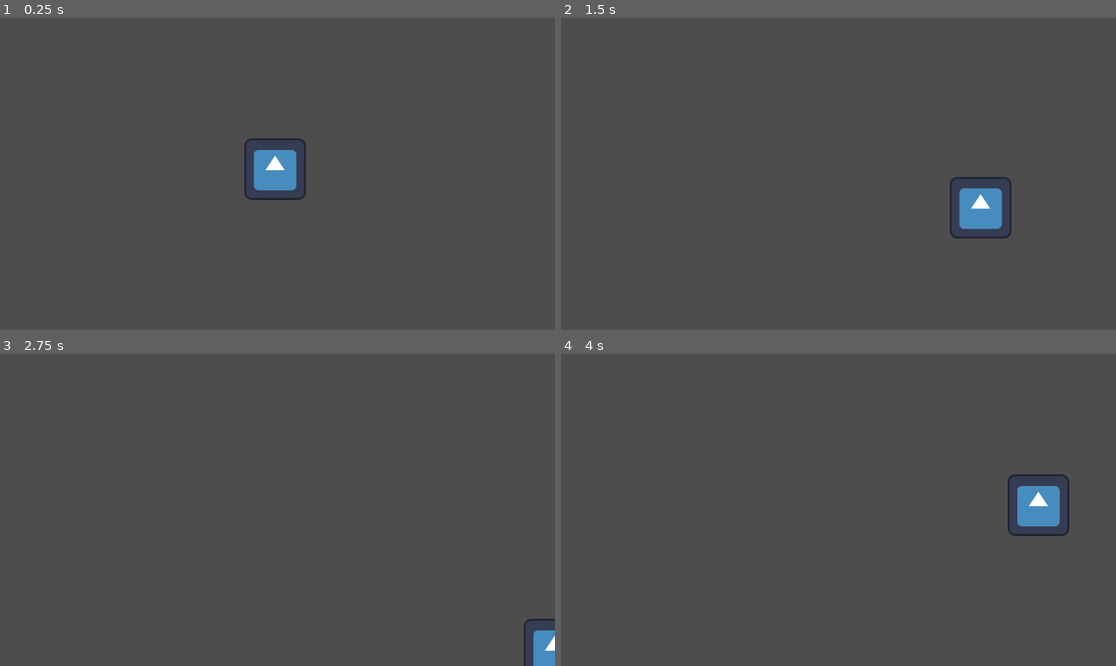
Above: before the commit, frames 1-4 (two rows, left to right).
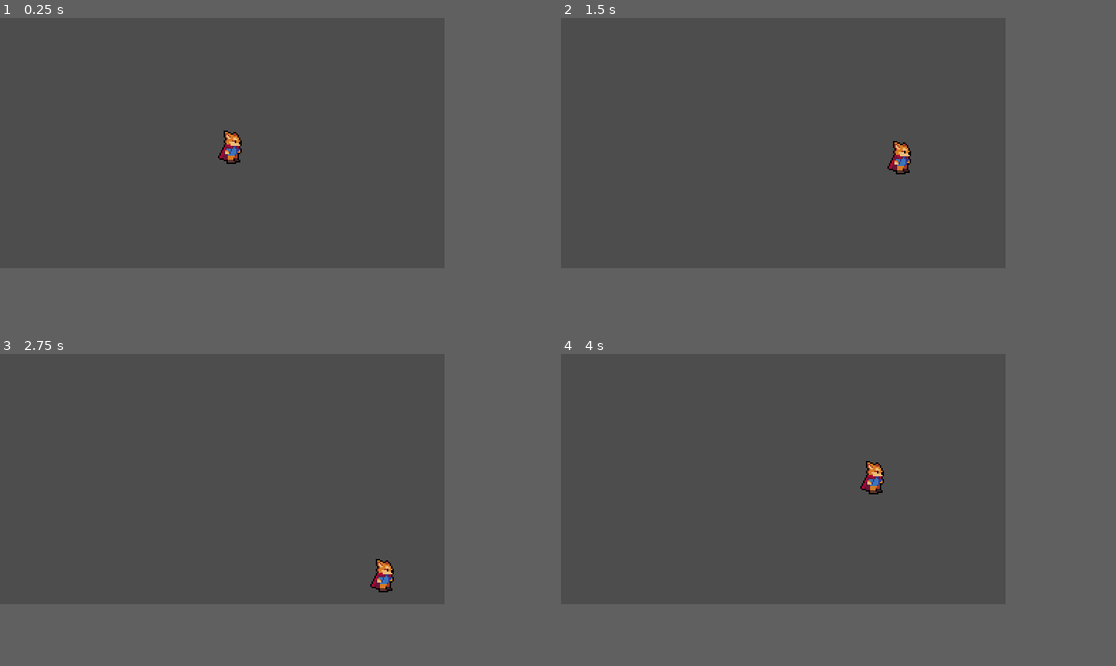
Above: after the commit, the same moments.

Repository: Lorcc/Project-Dino
Game: Godot game, scene res://world.tscn
Same seed, same stepped clock (60 frames per second), same inputs: the game is played once before the commit and once after it. The engine's default icon, where the game draws it, is replaced by a stand-in: a white triangle on a blue panel in a dark square.
Inputs:
- Up to frame 1 (0.25 s): no input
- Up to frame 2 (1.5 s): tap Enter at 0.5 s; hold D (right) 0.53-1.28 s; hold S (down) from 1.28 s (still down)
- Up to frame 3 (2.75 s): release S (down) at 2.03 s; hold D (right) from 2.03 s (still down)
- Up to frame 4 (4 s): release D (right) at 2.78 s; hold W (up) 2.78-3.53 s; hold A (left) from 3.53 s (still down)
In our replay, the window is 799x449 before the commit and 640x360 after it. These sizes can differ from the game's own. Grey fills any space a smaller window leaves; there, only what the larger window draws over its background counts as a difference.

The runs differ from the first frame. In frame 1, 1.6% of the frame differs, in the area x 39-56%, y 36-59%; in frame 2, 1.6%, in the area x 58-82%, y 39-71%; in frame 3, 0.8%; in frame 4, 1.6%.

Commit message:
add heartbeast rpg resources and movement changes

Diff:
--- a/Charakter/player.gd
+++ b/Charakter/player.gd
@@ -1,11 +1,20 @@
 extends CharacterBody2D
 
-@export var speed = 400
+const ACCELERATION = 500
+const MAX_SPEED = 100
+const FRICTION = 500
 
-func get_input():
+
+func get_input(delta):
 	var input_direction = Input.get_vector("left", "right", "up", "down")
-	velocity = input_direction * speed
+	if input_direction != Vector2.ZERO:
+		#right now there is a liniear acceleration which feels kinda janky
+		#TODO increase the acceleration exponentially
+		velocity = velocity.move_toward(input_direction * MAX_SPEED, ACCELERATION * delta)
+	else:
+		velocity = velocity.move_toward(Vector2.ZERO,FRICTION * delta)
 
-func _physics_process(_delta: float) -> void:
-	get_input()
+
+func _physics_process(delta: float) -> void:
+	get_input(delta)
 	move_and_slide()
--- a/Charakter/player.tscn
+++ b/Charakter/player.tscn
@@ -1,16 +1,20 @@
 [gd_scene load_steps=4 format=3 uid="uid://bg43ciwg08lt8"]
 
 [ext_resource type="Script" path="res://Charakter/player.gd" id="1_0xn0i"]
-[ext_resource type="Texture2D" uid="uid://bpxkskc3pw7ff" path="res://icon.svg" id="2_3cmx4"]
+[ext_resource type="Texture2D" uid="uid://bg0bp11y61a0x" path="res://Heartbeast_Resources/Player/Player.png" id="2_iuvyp"]
 
-[sub_resource type="CircleShape2D" id="CircleShape2D_bidrs"]
-radius = 61.5224
+[sub_resource type="CapsuleShape2D" id="CapsuleShape2D_unwqh"]
+radius = 4.0
+height = 12.0
 
 [node name="Player" type="CharacterBody2D"]
 script = ExtResource("1_0xn0i")
 
 [node name="Sprite2D" type="Sprite2D" parent="."]
-texture = ExtResource("2_3cmx4")
+texture = ExtResource("2_iuvyp")
+hframes = 60
 
 [node name="CollisionShape2D" type="CollisionShape2D" parent="."]
-shape = SubResource("CircleShape2D_bidrs")
+position = Vector2(0, 8)
+rotation = -1.5708
+shape = SubResource("CapsuleShape2D_unwqh")
--- a/project.godot
+++ b/project.godot
@@ -14,6 +14,14 @@
 run/main_scene="res://world.tscn"
 config/features=PackedStringArray("4.3", "Forward Plus")
 config/icon="res://icon.svg"
+
+[display]
+
+window/size/viewport_width=320
+window/size/viewport_height=180
+window/size/window_width_override=1280
+window/size/window_height_override=720
+window/stretch/mode="canvas_items"
 
 [input]
 
@@ -37,8 +45,7 @@
 "events": [Object(InputEventKey,"resource_local_to_scene":false,"resource_name":"","device":-1,"window_id":0,"alt_press …(192 unchanged characters)…
 ]
 }
-click={
-"deadzone": 0.5,
-"events": [Object(InputEventMouseButton,"resource_local_to_scene":false,"resource_name":"","device":-1,"window_id":0,"alt_pressed":false,"shift_pressed":false,"ctrl_pressed":false,"meta_pressed":false,"button_mask":1,"position":Vector2(195, 18),"global_position":Vector2(204, 64),"factor":1.0,"button_index":1,"canceled":false,"pressed":true,"double_click":false,"script":null)
-]
-}
+
+[rendering]
+
+textures/canvas_textures/default_texture_filter=0
--- a/world.tscn
+++ b/world.tscn
@@ -5,4 +5,9 @@
 [node name="World" type="Node2D"]
 
 [node name="Player" parent="." instance=ExtResource("1_su8t1")]
-position = Vector2(571, 314)
+position = Vector2(168, 92)
+
+[node name="StaticBody2D" type="StaticBody2D" parent="."]
+
+[node name="CollisionPolygon2D" type="CollisionPolygon2D" parent="StaticBody2D"]
+polygon = PackedVector2Array(0, 0, 120, 0, 112, 32, 32, 80, 56, 120, 48, 160, 112, 152, 160, 168, 192, 184, 216, 160, 224, 152, 248, 160, 288, 176, 264, 120, 280, 104, 288, 80, 288, 48, 272, 24, 184, 24, 120, 0, 320, 0, 320, 192, 0, 192)
Binary file added: Heartbeast_Resources/Effects/EnemyDeathEffect.png
Not shown, added: Heartbeast_Resources/Effects/EnemyDeathEffect.png.import
Binary file added: Heartbeast_Resources/Effects/GrassEffect.png
Not shown, added: Heartbeast_Resources/Effects/GrassEffect.png.import
Binary file added: Heartbeast_Resources/Effects/HitEffect.png
Not shown, added: Heartbeast_Resources/Effects/HitEffect.png.import
Binary file added: Heartbeast_Resources/Enemies/Bat.png
Not shown, added: Heartbeast_Resources/Enemies/Bat.png.import
Not shown, added: Heartbeast_Resources/Music and Sounds/EnemyDie.wav.import
Not shown, added: Heartbeast_Resources/Music and Sounds/Evade.wav.import
Not shown, added: Heartbeast_Resources/Music and Sounds/Hit.wav.import
Not shown, added: Heartbeast_Resources/Music and Sounds/Hurt.wav.import
(and 41 more such lines)
